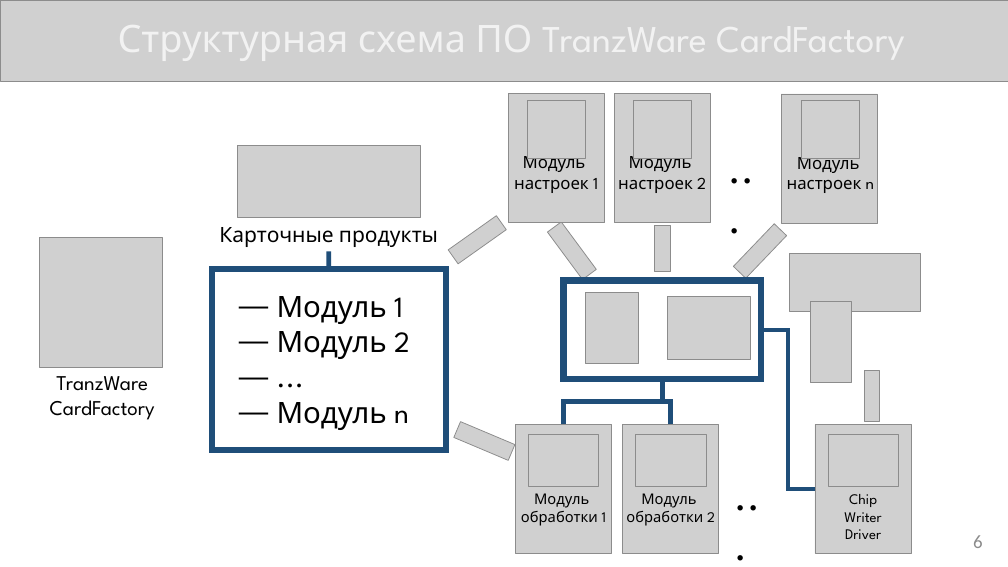
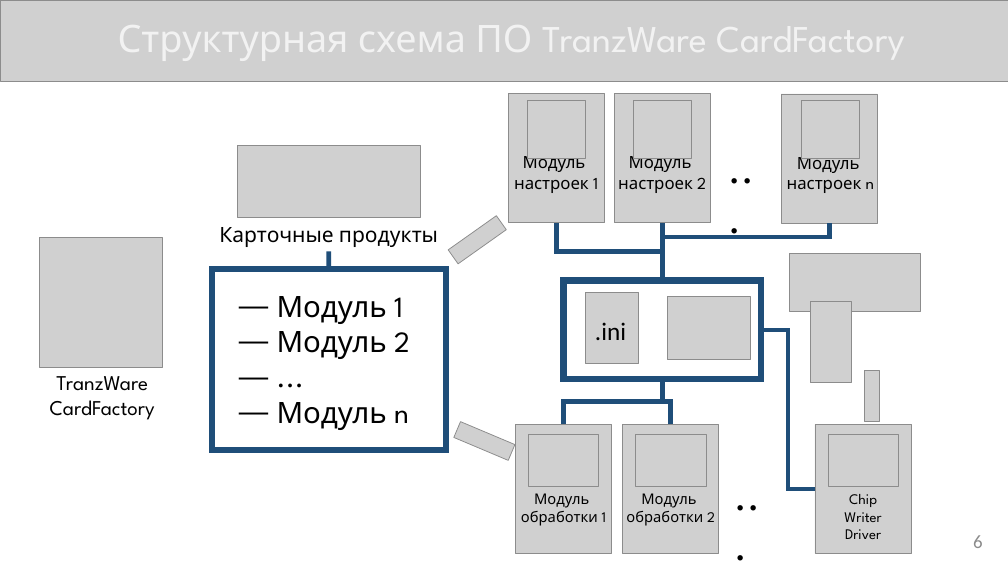
Before and after one commit to KonstantinShemyakin/Diplom, a slide deck: slide 6 of Presentation/NMSTU_Presentation.pptx. Drawn at 1008x567 pixels with LibreOffice and Linux fonts; fonts in the diff are those of the drawing; grey boxes stand for pictures. Boxes give left, top, right and bottom in pixels: in the first picture for what was removed or moved away, otherwise in the second. Text is boxed around its words. In the diff, an @@ line names an element or a change of style, - is before the commit and + after.

```diff
--- a/Presentation/NMSTU_Presentation.pptx
+++ b/Presentation/NMSTU_Presentation.pptx
@@ picture removed at box(547, 222, 596, 280) @@
@@ elbow line added from (557, 223) to (662, 281), #1F4E79 4.5 pt @@
@@ picture removed at box(654, 225, 670, 272) @@
@@ elbow line added from (662, 223) to (662, 281), #1F4E79 4.5 pt @@
@@ elbow line added from (830, 223) to (662, 281), #1F4E79 4.5 pt @@
@@ picture removed at box(733, 224, 787, 279) @@
@@ text added at box(595, 322, 626, 340), 24 pt, text #000000 @@
+.ini
```
Also in this commit, not shown: 6 other slides changed, 1 other file.
